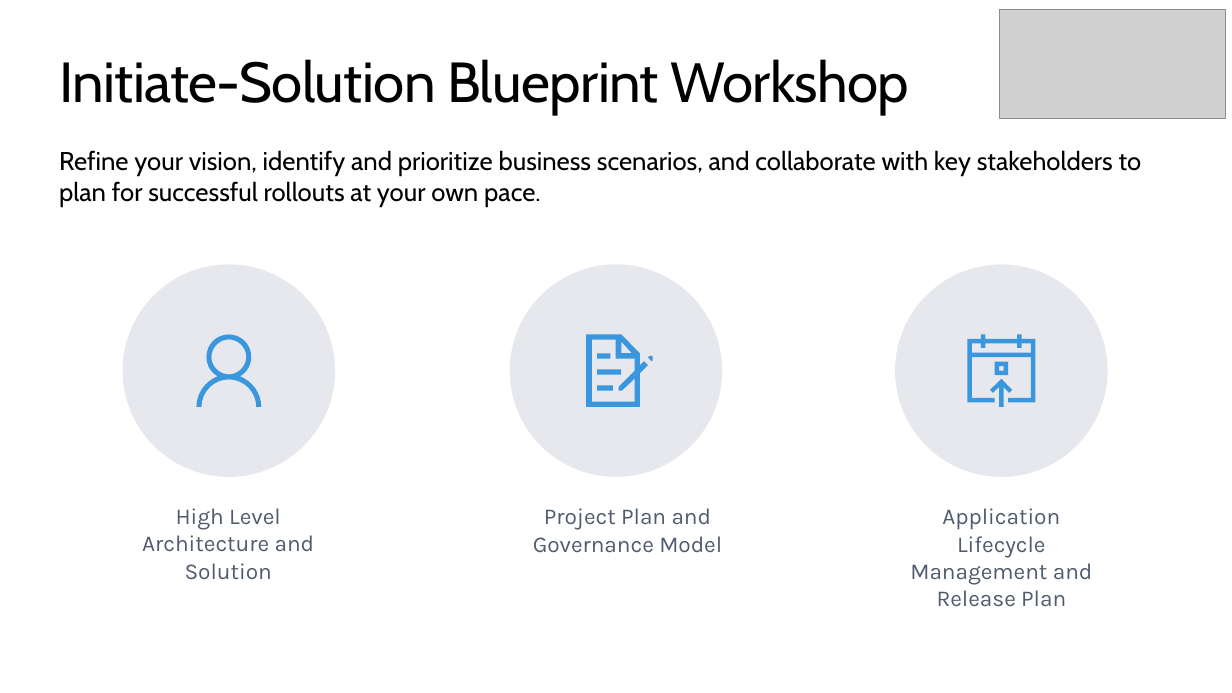
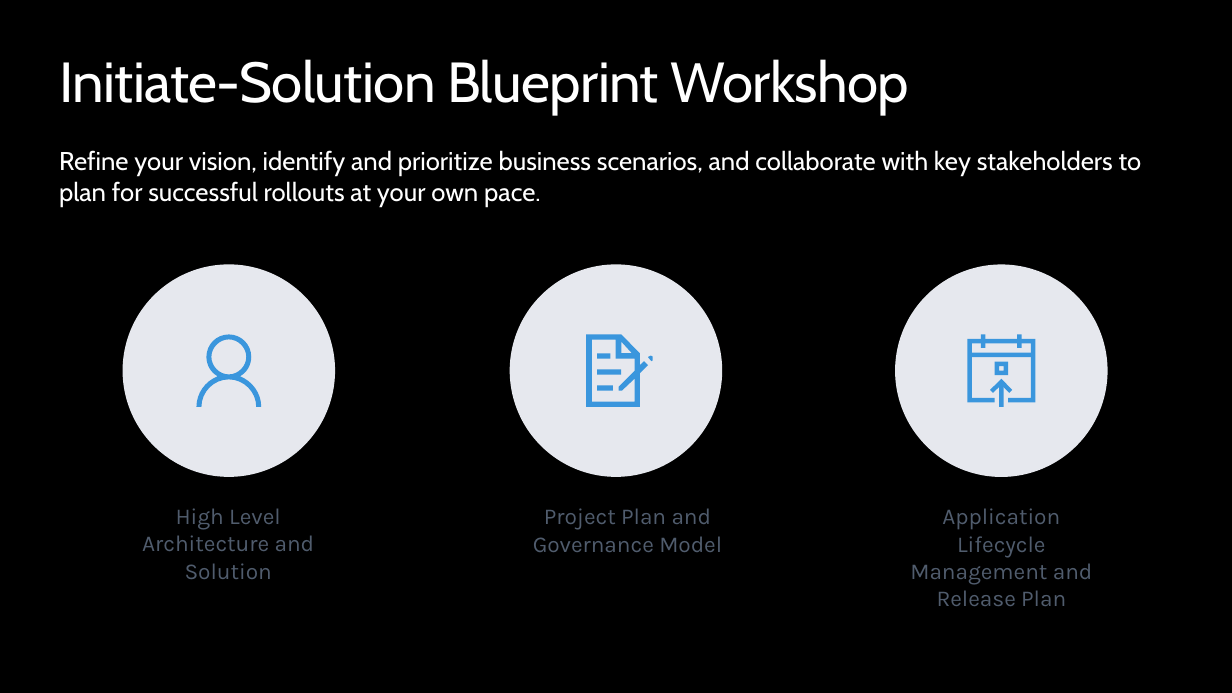
Before and after one commit to MicrosoftDocs/mslearn-developer-tools-power-platform, a slide deck: slide 3 of fasttrack/Solution Blueprint Review workshop template.pptx (slide 5 before the commit). Drawn at 1232x693 pixels with LibreOffice and Linux fonts; fonts in the diff are those of the drawing; grey boxes stand for pictures; background and template pictures are left out. Boxes give left, top, right and bottom in pixels: in the first picture for what was removed or moved away, otherwise in the second. Text is boxed around its words. In the diff, an @@ line names an element or a change of style, - is before the commit and + after.

```diff
--- a/fasttrack/Solution Blueprint Review workshop template.pptx
+++ b/fasttrack/Solution Blueprint Review workshop template.pptx
@@ background #FFFFFF to #000000 @@
@@ picture removed at (999, 9, 1226, 118) @@
@@ title "Initiate-Solution Blueprint Workshop" at (59, 59, 909, 115): text colour #000000 to #FFFFFF @@
@@ text "Refine your vision, identify and ..." at (59, 150, 1142, 207): text colour #000000 to #FFFFFF @@
```
Also in this commit, not shown: 4 other slides changed, 46 slides added, 65 slides removed.
